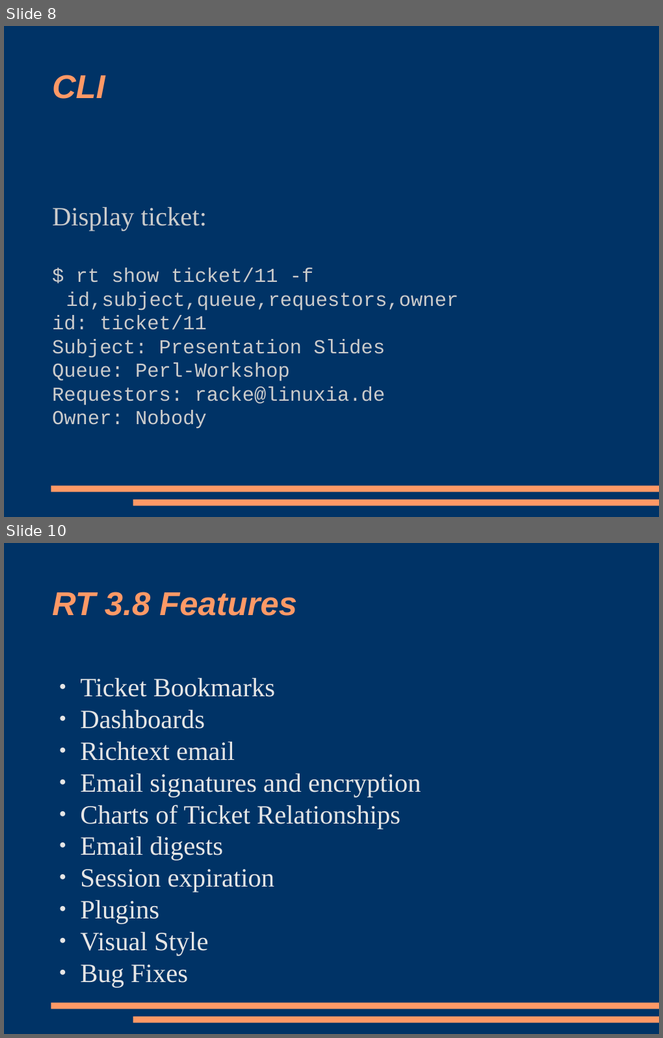
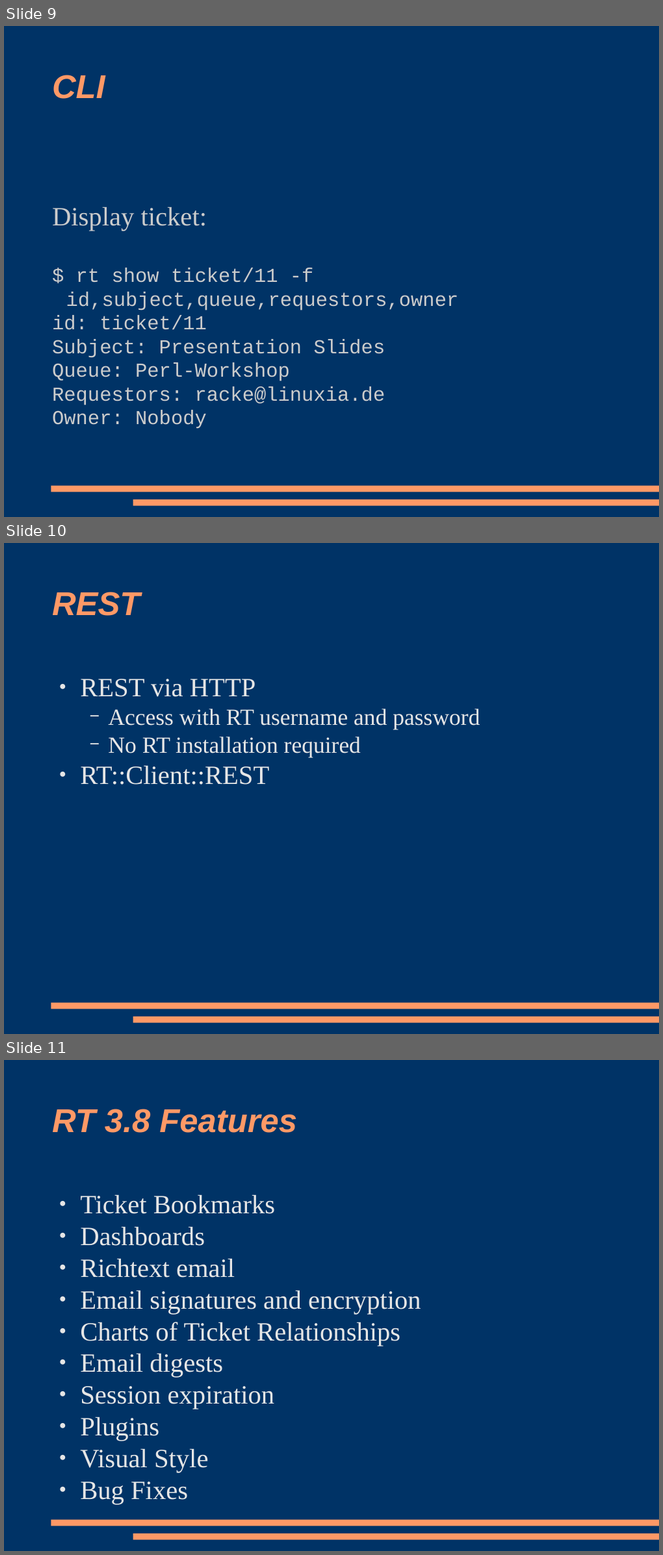
Before and after one commit to racke/Presentations, a slide deck: npw2009/rt38.odp. Shown one above the other, each under a label of ours: slides 8 and 10 before the commit, slides 9, 10 and 11 after it; the slides between them are not shown. The pictures are 663x1038 and 663x1555 pixels, drawn with LibreOffice and Linux fonts; fonts in the diff are those of the drawing. Boxes give left, top, right and bottom in pixels: in the first picture for what was removed or moved away, otherwise in the second. Text is boxed around its words. In the diff, an @@ line names an element or a change of style, - is before the commit and + after.

```diff
--- a/npw2009/rt38.odp
+++ b/npw2009/rt38.odp
@@ slide 10 added at (x1=4, y1=543, x2=659, y2=1034), background #003366; not listed: 2 template elements that a slide beside it also shows @@
@@ title added at (x1=52, y1=592, x2=140, y2=616), 40 pt, text #FF9966, bold, italic @@
+REST
@@ text added at (x1=80, y1=679, x2=480, y2=785), 28 pt, text #E6E6E6 @@
+● REST via HTTP
+  − Access with RT username and password
+  − No RT installation required
+● RT::Client::REST
@@ what was slide 8 is now slide 9 @@
@@ what was slide 10 is now slide 11 @@
```
Also in this commit, not shown: 4 slides changed, 3 other slides added, 1 slide removed, 1 other file.
